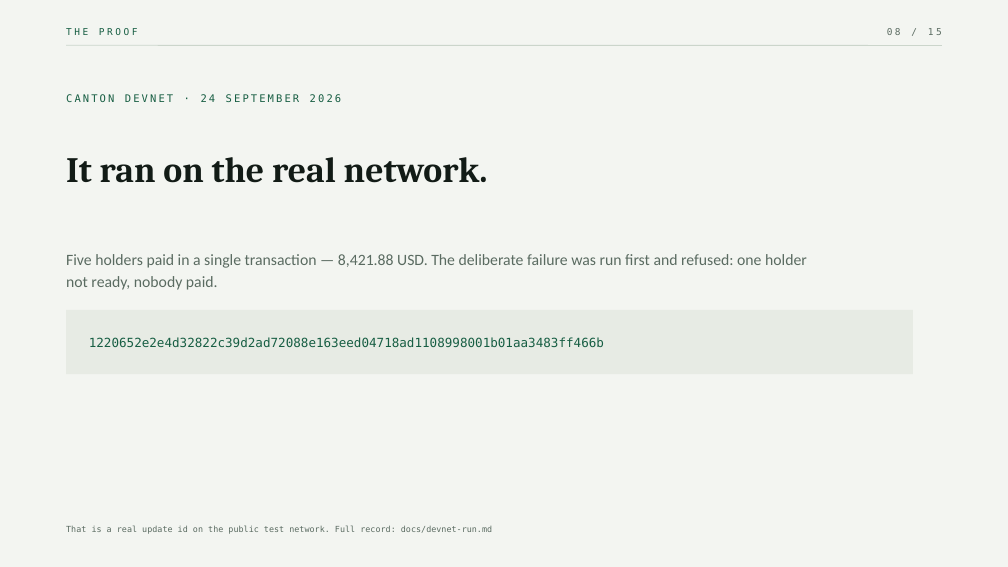
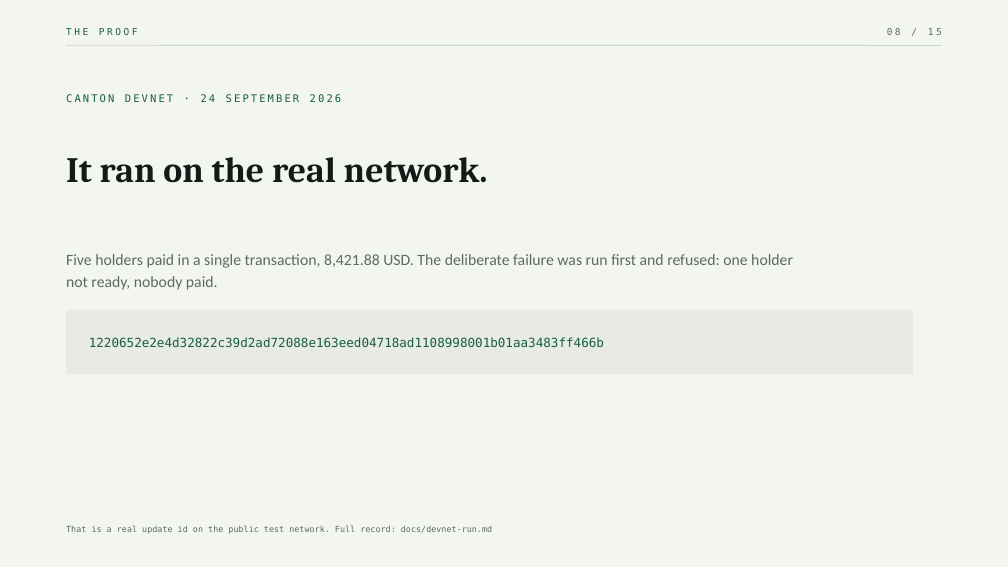
Before and after one commit to Chain-Experts/Indivisa, a slide deck: slide 8 of docs/Indivisa-pitch.pptx. Drawn at 1008x567 pixels with LibreOffice and Linux fonts; fonts in the diff are those of the drawing. Boxes give left, top, right and bottom in pixels: in the first picture for what was removed or moved away, otherwise in the second. Text is boxed around its words. In the diff, an @@ line names an element or a change of style, - is before the commit and + after.

```diff
--- a/docs/Indivisa-pitch.pptx
+++ b/docs/Indivisa-pitch.pptx
@@ text at (66, 254, 793, 290): text changed @@
-Five holders paid in a single transaction — 8,421.88 USD. The deliberate failure was run first and refused: one holder not ready, nobody paid.
+Five holders paid in a single transaction, 8,421.88 USD. The deliberate failure was run first and refused: one holder not ready, nobody paid.
```
Also in this commit, not shown: 9 other slides changed, 7 other files.
